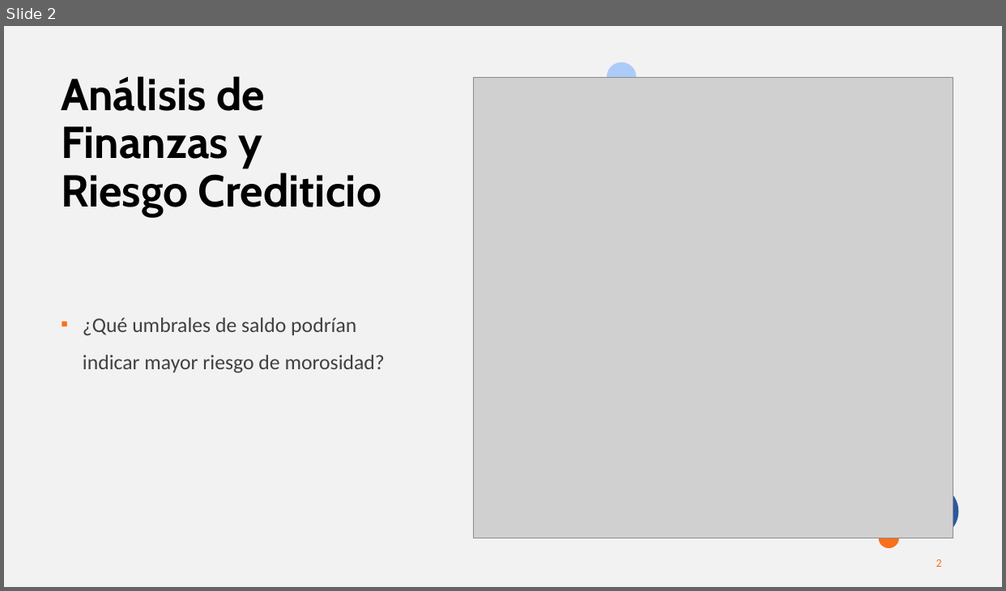
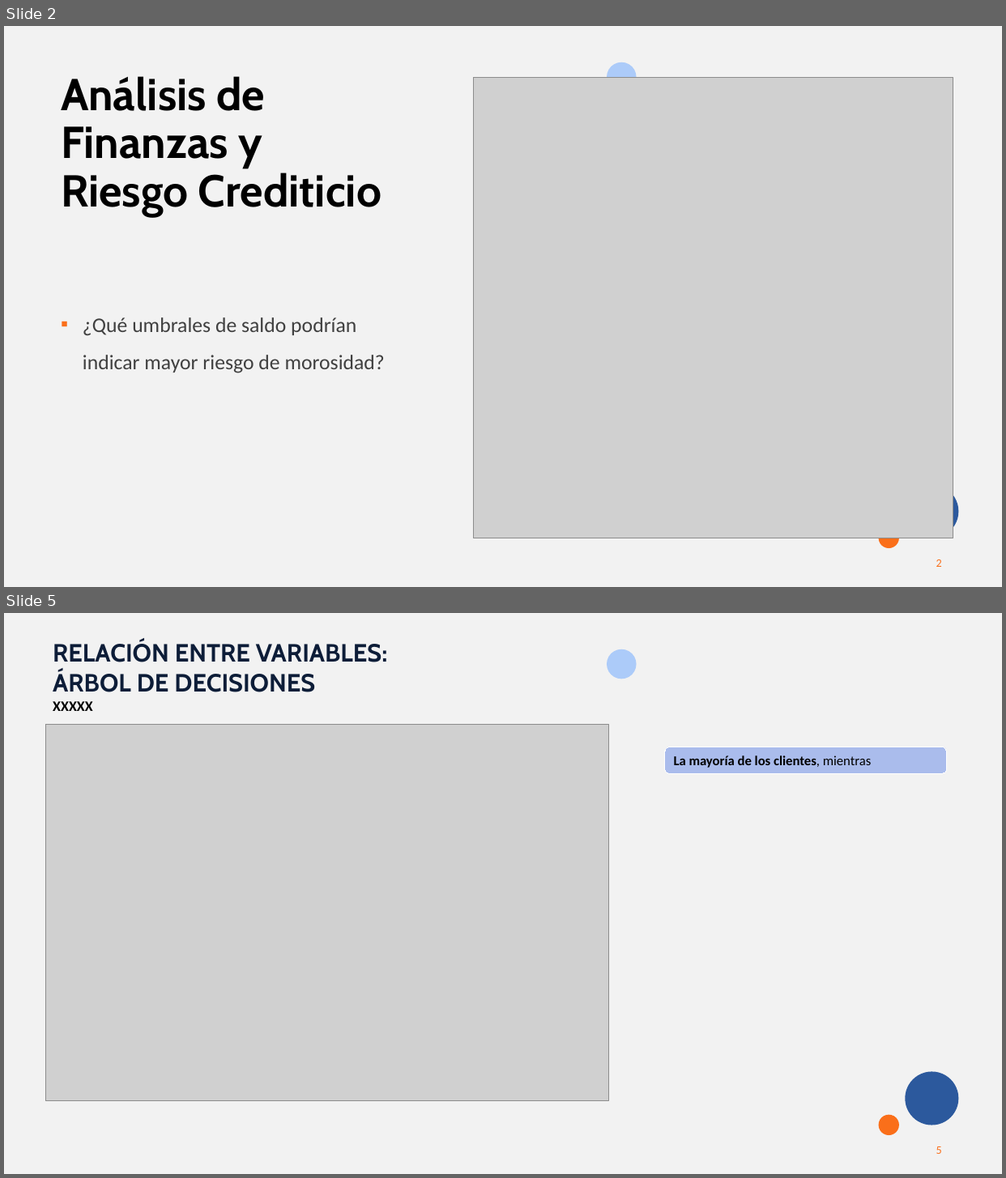
Before and after one commit to MarinaTorba/PersonalDataProrjects, a slide deck: Equip_B/results/S3_Presentacion_Finanzas.pptx. Shown one above the other, each under a label of ours: slide 2 before the commit, slides 2 and 5 after it; the slides between them are not shown. The pictures are 1006x591 and 1006x1178 pixels, drawn with LibreOffice and Linux fonts; fonts in the diff are those of the drawing; grey boxes stand for pictures. Boxes give left, top, right and bottom in pixels: in the first picture for what was removed or moved away, otherwise in the second. Text is boxed around its words. In the diff, an @@ line names an element or a change of style, - is before the commit and + after.

```diff
--- a/Equip_B/results/S3_Presentacion_Finanzas.pptx
+++ b/Equip_B/results/S3_Presentacion_Finanzas.pptx
@@ slide 5 added at (x1=4, y1=613, x2=1002, y2=1174), background #F2F2F2; not listed: 4 template elements that a slide beside it also shows @@
@@ text added at (x1=53, y1=641, x2=388, y2=711), 24 pt, text #0D1D38, bold @@
+RELACIÓN ENTRE VARIABLES:
+ÁRBOL DE DECISIONES
+XXXXX
@@ picture added at (x1=45, y1=725, x2=608, y2=1102) @@
@@ rounded rectangle added at (x1=665, y1=747, x2=947, y2=773), fill #AABCEC, outline #FFFFFF 0.75 pt, 13 pt, text #000000, bold @@
+La mayoría de los clientes, mientras
@@ rectangle added at (x1=4, y1=1137, x2=214, y2=1174), fill #F2F2F2 @@
```
Also in this commit, not shown: 3 slides changed, 2 other slides added, 4 slides removed, 1 other file.
